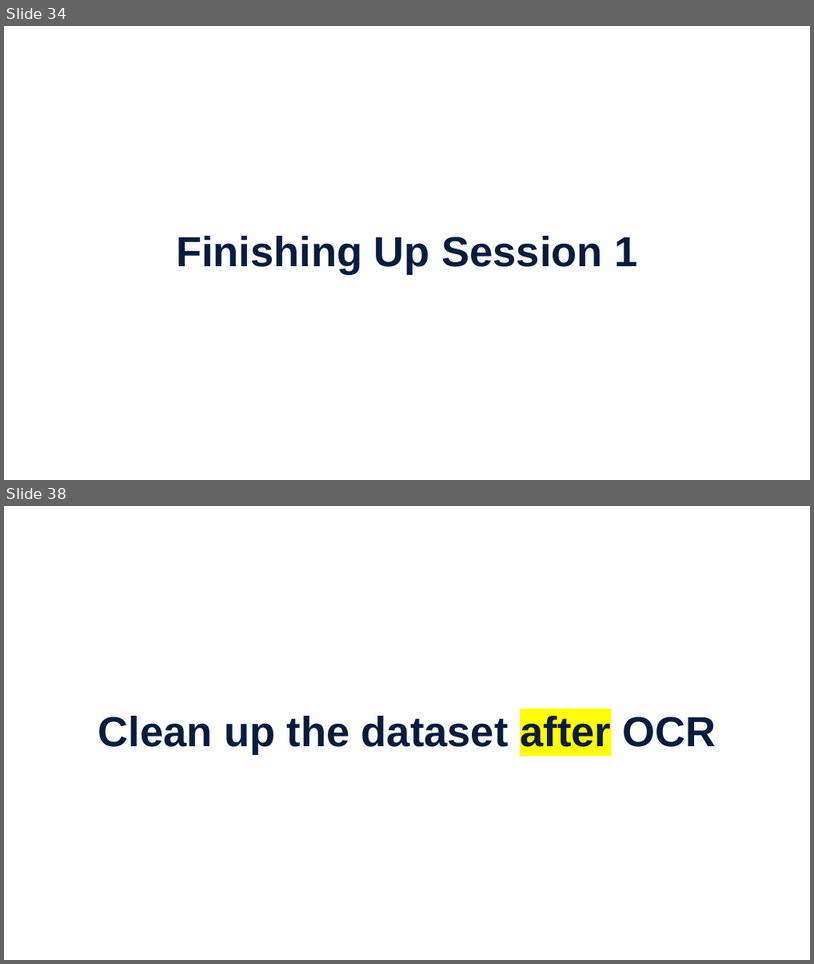
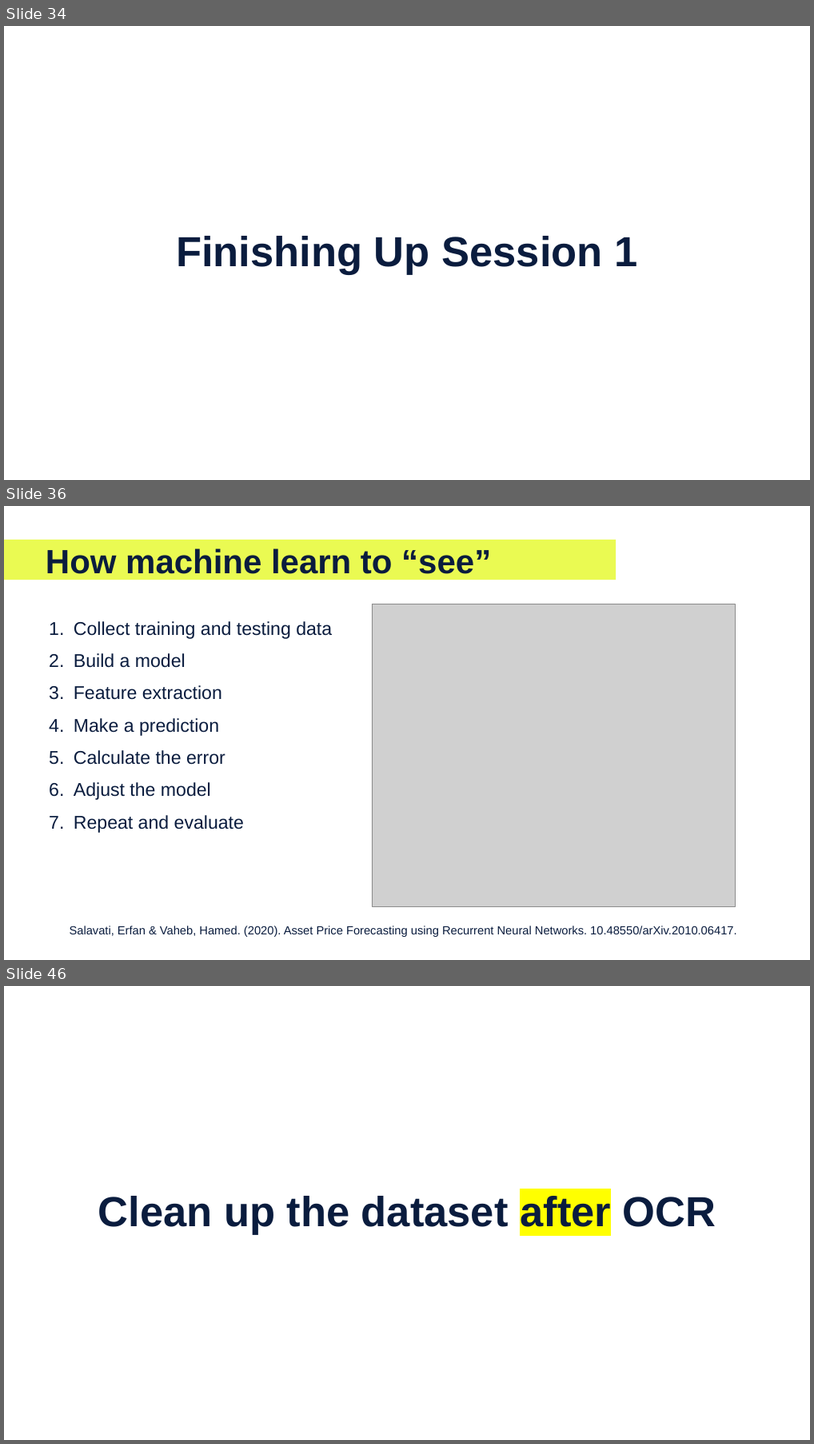
Before and after one commit to EFI-training/OCR-From-Images-To-Text, a slide deck: OCR-2026.pptx. Shown one above the other, each under a label of ours: slides 34 and 38 before the commit, slides 34, 36 and 46 after it; the slides between them are not shown. The pictures are 814x964 and 814x1444 pixels, drawn with LibreOffice and Linux fonts; fonts in the diff are those of the drawing; grey boxes stand for pictures; background and template pictures are left out. Boxes give left, top, right and bottom in pixels: in the first picture for what was removed or moved away, otherwise in the second. Text is boxed around its words. In the diff, an @@ line names an element or a change of style, - is before the commit and + after.

```diff
--- a/OCR-2026.pptx
+++ b/OCR-2026.pptx
@@ slide 36 added at (4, 506, 810, 960), background #FFFFFF @@
@@ rectangle added at (4, 540, 616, 580), fill #EAFA52 @@
@@ title added at (46, 548, 491, 574), 80 pt, text #0A1C3E, bold @@
+How machine learn to “see”
@@ text added at (74, 621, 332, 832), 44 pt, text #0A1C3E @@
+1. Collect training and testing data
+2. Build a model
+3. Feature extraction
+4. Make a prediction
+5. Calculate the error
+6. Adjust the model
+7. Repeat and evaluate
@@ picture added at (372, 604, 735, 906) @@
@@ text added at (70, 925, 737, 936), 28 pt, text #0A1C3E @@
+Salavati, Erfan & Vaheb, Hamed. (2020). Asset Price Forecasting using Recurrent Neural Networks. 10.48550/arXiv.2010.06417.
@@ what was slide 38 is now slide 46 @@
```
Also in this commit, not shown: 2 slides changed, 8 other slides added, 1 slide removed, 4 other files.
